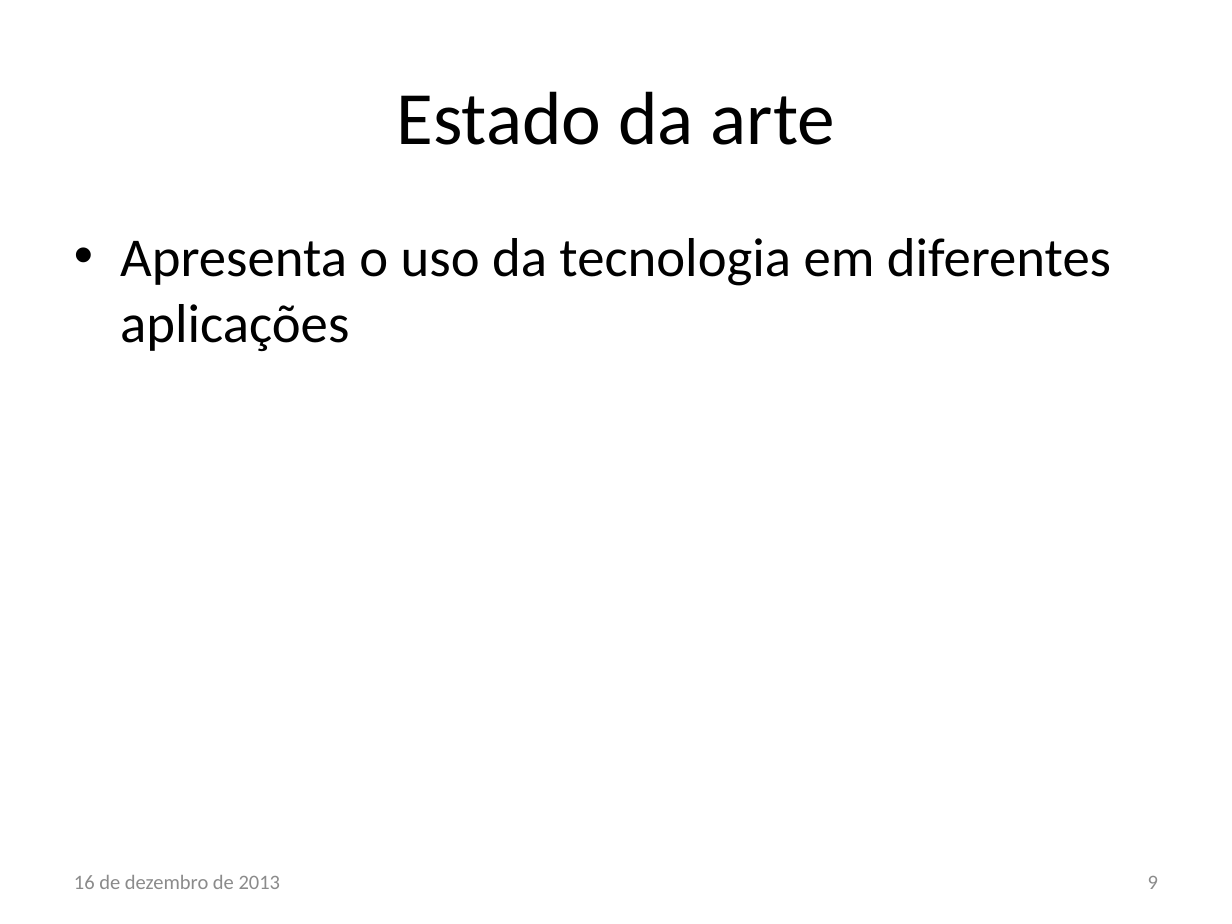
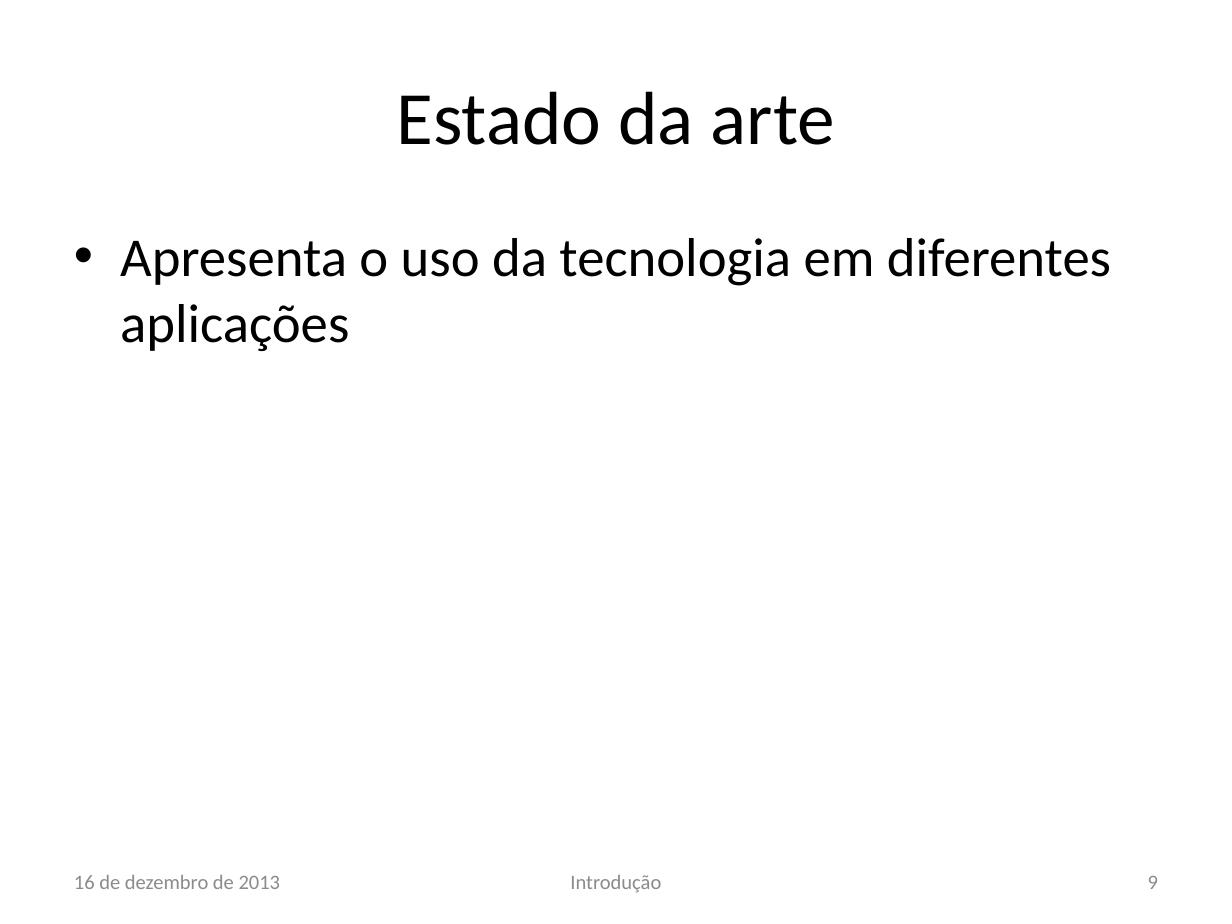
Before and after one commit to lsoliveira459/tg2, a slide deck: slide 9 of Apresentação/Estudo e Implementação de Reconfiguração Dinâmica.pptx. Drawn at 1232x924 pixels with LibreOffice and Linux fonts; fonts in the diff are those of the drawing; background and template pictures are left out. Boxes give left, top, right and bottom in pixels: in the first picture for what was removed or moved away, otherwise in the second. Text is boxed around its words. In the diff, an @@ line names an element or a change of style, - is before the commit and + after.

```diff
--- a/Apresentação/Estudo e Implementação de Reconfiguração Dinâmica.pptx
+++ b/Apresentação/Estudo e Implementação de Reconfiguração Dinâmica.pptx
@@ text added at box(570, 875, 661, 893), 12 pt, text #8C8C8C @@
+Introdução
```
Also in this commit, not shown: 1 other slide changed, 1 slide added, 3 other files.
